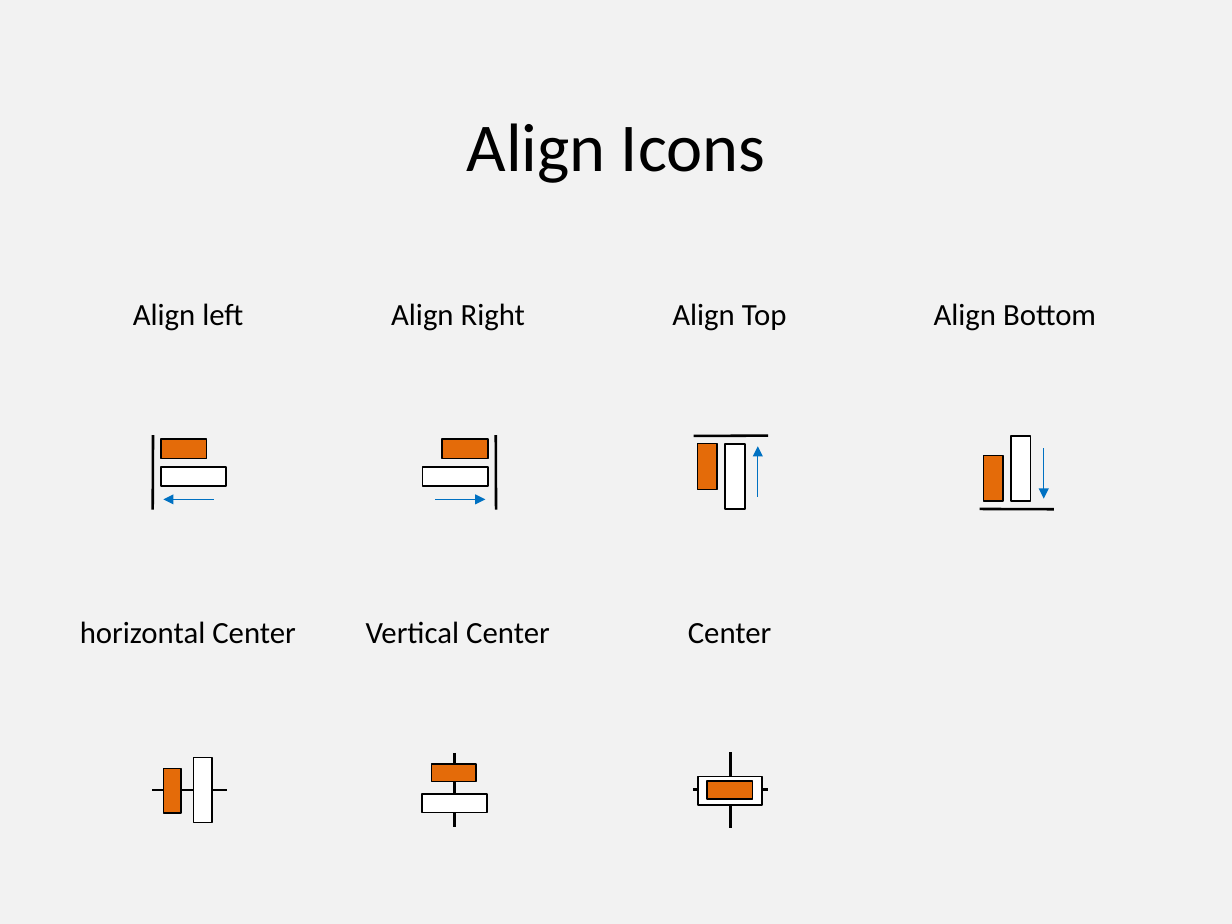
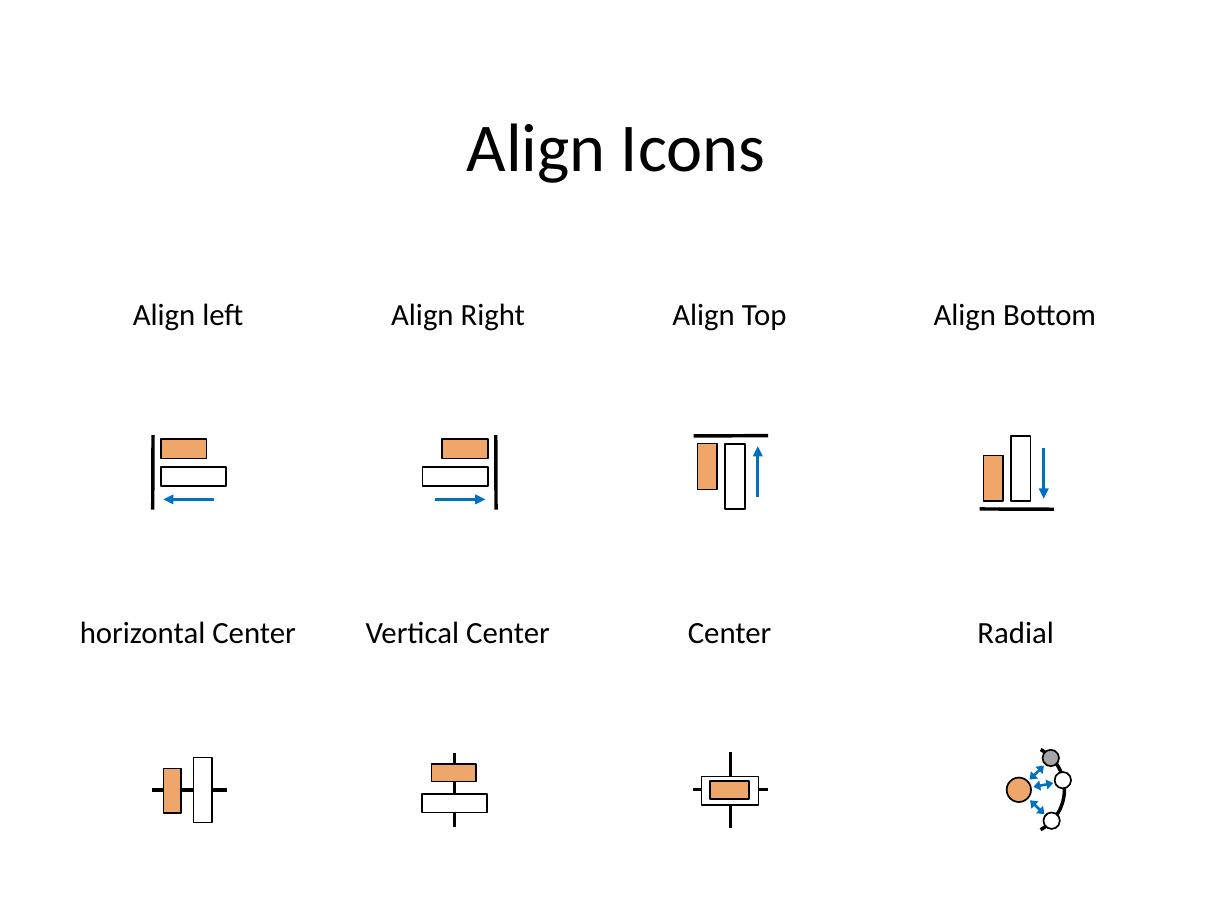
Before and after one commit to PowerPointLabs/PowerPointLabs, a slide deck: slide 2 of doc/Icons-PositionsLab.pptx. Drawn at 1232x924 pixels with LibreOffice and Linux fonts; fonts in the diff are those of the drawing. Boxes give left, top, right and bottom in pixels: in the first picture for what was removed or moved away, otherwise in the second. Text is boxed around its words. In the diff, an @@ line names an element or a change of style, - is before the commit and + after.

```diff
--- a/doc/Icons-PositionsLab.pptx
+++ b/doc/Icons-PositionsLab.pptx
@@ background #F2F2F2 to #FFFFFF @@
@@ text added at (977,621,1053,644), 18 pt, text #000000 @@
+Radial
@@ line (455, 753) - (455, 828): stroke #000000 1.5 pt to #000000 2 pt @@
@@ rectangle: place and size @@
-rectangle at (699,776,763,804)
+rectangle at (701,776,759,804)
@@ line (153, 790) - (227, 790): stroke #000000 1.5 pt to #000000 2 pt @@
@@ fill #E46B09 to #EFA66B in 7 elements at (160,439,206,458), (442,439,488,458), (697,444,716,490), (984,455,1003,501), (164,769,181,813), (431,764,476,781), (711,781,750,800) @@
@@ rectangle: place and size @@
-rectangle at (707,781,753,800)
+rectangle at (711,781,750,800)
@@ group added at (973,744,1071,835): 4 ellipses, 3 double arrows, 1 arc (boxed as its full ellipse) @@
```
Also in this commit, not shown: 5 other slides changed, 1 slide added.
